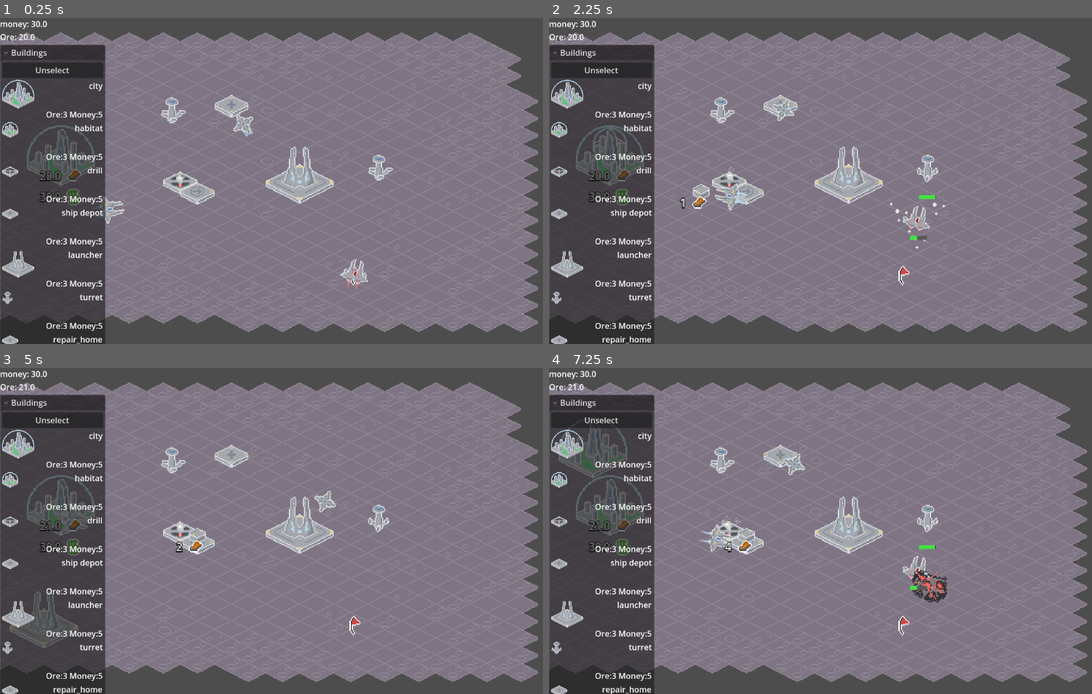
Above: before the commit, frames 1-4 (two rows, left to right).
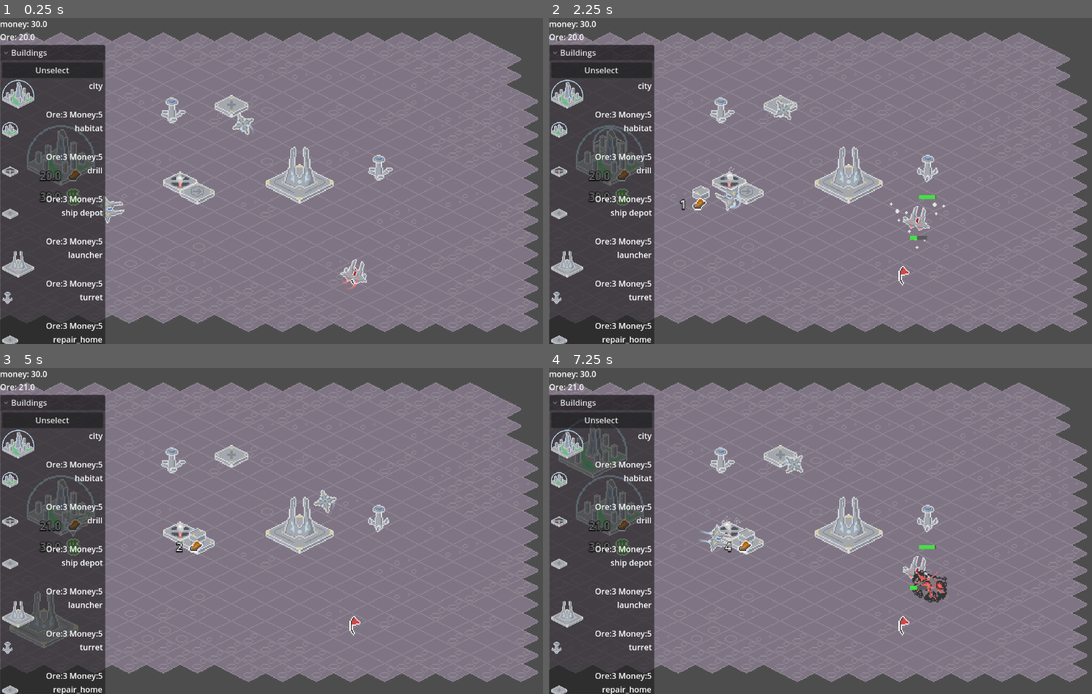
Above: after the commit, the same moments.

Repository: kevinn-t/cmpm-170-tower-defense
Game: Godot game, scene res://main scene.tscn
Same seed, same stepped clock (60 frames per second), same inputs: the game is played once before the commit and once after it.
Inputs:
- Up to frame 1 (0.25 s): no input
- Up to frame 2 (2.25 s): click "Unselect" at 0.5 s; click "city" at 1.25 s; click "habitat" at 2 s
- Up to frame 3 (5 s): click "drill" at 2.75 s; click "ship depot" at 3.5 s; click "launcher" at 4.25 s
- Up to frame 4 (7.25 s): click "turret" at 5 s; click "Unselect" at 5.75 s; click "city" at 6.5 s

The runs differ from the first frame. In frame 1, 0.3% of the frame differs, in the area x 18-68%, y 29-84%; in frame 2, 0.4%, in the area x 23-46%, y 24-60%; in frame 3, 0.2%; in frame 4, 0.1%.

Commit message:
turn smoothing

Diff:
--- a/Scripts/enemy.gd
+++ b/Scripts/enemy.gd
@@ -80,10 +80,10 @@
 		State.IDLE:
 			pass
 		State.SEEKING:
-			rotation = atan2(velocity.y, velocity.x)
+			rotation = lerp_angle(rotation, atan2(velocity.y, velocity.x), turn_speed * _delta)
 		State.ATTACKING:
 			var dir = (target.global_position - global_position).normalized()
-			rotation = atan2(dir.y, dir.x)
+			rotation = lerp_angle(rotation, atan2(dir.y, dir.x), turn_speed * _delta)
 	super(_delta)
 
 
--- a/Scripts/repair_ship.gd
+++ b/Scripts/repair_ship.gd
@@ -73,12 +73,12 @@
 		State.IDLE:
 			pass
 		State.SEEKING:
-			rotation = atan2(velocity.y, velocity.x)
+			rotation = lerp_angle(rotation, atan2(velocity.y, velocity.x), turn_speed * delta)
 		State.RETURNING:
-			rotation = atan2(velocity.y, velocity.x)
+			rotation = lerp_angle(rotation, atan2(velocity.y, velocity.x), turn_speed * delta)
 		State.REPAIRING:
 			var dir = (target.global_position - global_position).normalized()
-			rotation = atan2(dir.y, dir.x)
+			rotation = lerp_angle(rotation, atan2(dir.y, dir.x), turn_speed * delta)
 
 	super(delta)
 
--- a/Scripts/transport_ship.gd
+++ b/Scripts/transport_ship.gd
@@ -57,7 +57,7 @@
 		velocity = Vector2.ZERO
 	#print("vel " + str(velocity))
 	nav.set_velocity(velocity * nav.max_speed)
-	rotation = atan2(velocity.y, velocity.x)
+	rotation = lerp_angle(rotation, atan2(velocity.y, velocity.x), turn_speed * _delta)
 
 	$Status.text = str(state_flavor_text[current_state]) + "\n" + str(nearHome)
 	$Status.global_position = global_position + Vector2(-$Status.size.x * $Status.scale.x * 0.5,10)
--- a/Scripts/unit.gd
+++ b/Scripts/unit.gd
@@ -17,6 +17,8 @@
 
 @export var max_integrity : int = 100
 @export var integrity : int = 100 # hit points
+
+@export var turn_speed = 10
 
 signal onHit()
 signal onDestroyed()
